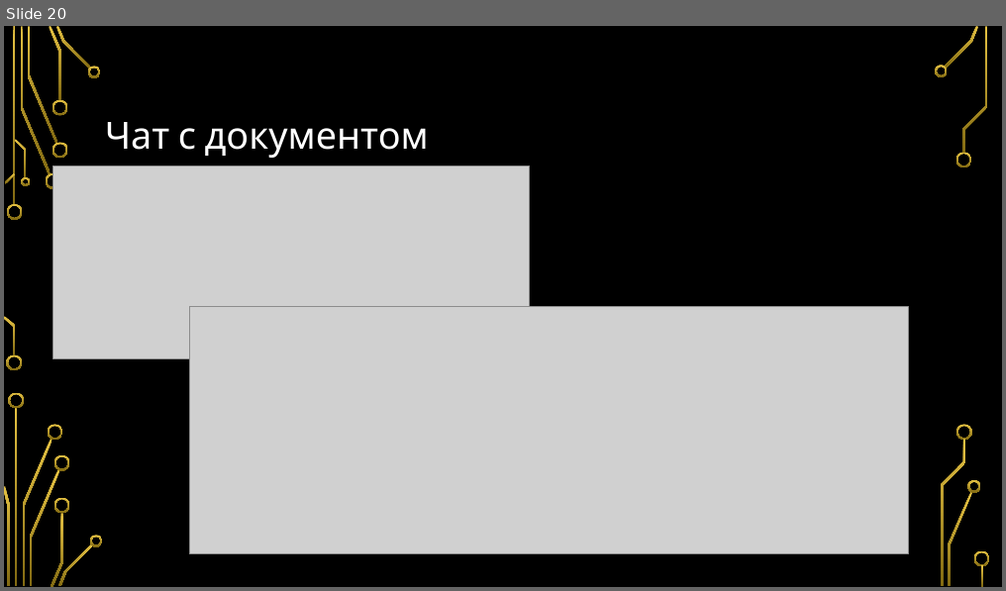
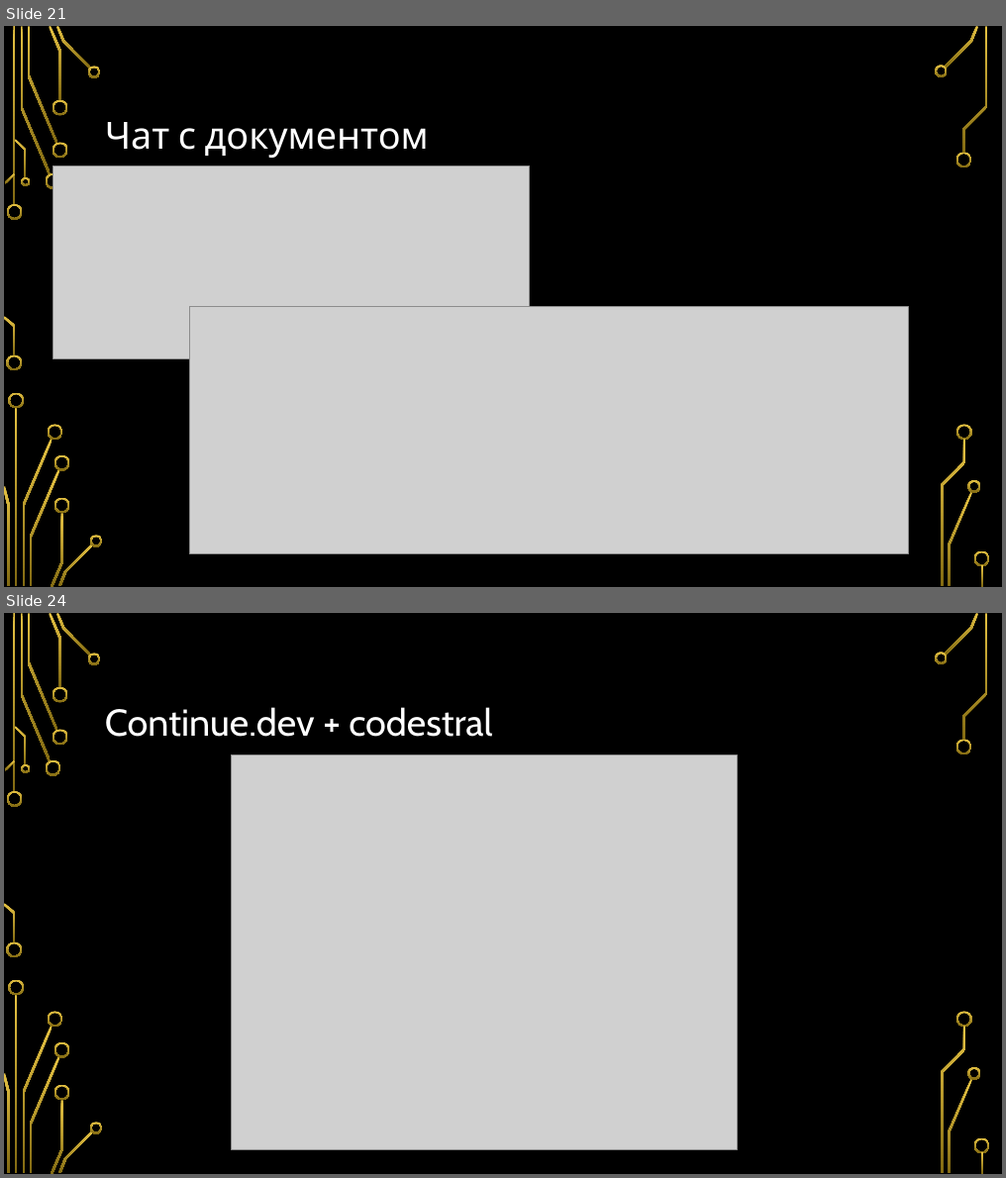
Before and after one commit to Vovch/AI-Presentation, a slide deck: Инструменты ИИ для программирования.pptx. Shown one above the other, each under a label of ours: slide 20 before the commit, slides 21 and 24 after it; the slides between them are not shown. The pictures are 1006x591 and 1006x1178 pixels, drawn with LibreOffice and Linux fonts; fonts in the diff are those of the drawing; grey boxes stand for pictures; background and template pictures are left out. Boxes give left, top, right and bottom in pixels: in the first picture for what was removed or moved away, otherwise in the second. Text is boxed around its words. In the diff, an @@ line names an element or a change of style, - is before the commit and + after.

```diff
--- a/Инструменты ИИ для программирования.pptx
+++ b/Инструменты ИИ для программирования.pptx
@@ slide 24 added at (x1=4, y1=613, x2=1002, y2=1174), background picture (left out); not listed: 36 template elements that a slide beside it also shows @@
@@ title added at (x1=105, y1=707, x2=492, y2=737), 36 pt, text #FFFFFF @@
+Continue.dev + codestral
@@ picture added at (x1=232, y1=756, x2=738, y2=1151) @@
@@ what was slide 20 is now slide 21 @@
```
Also in this commit, not shown: 4 slides changed, 19 other slides added, 1 slide removed.
